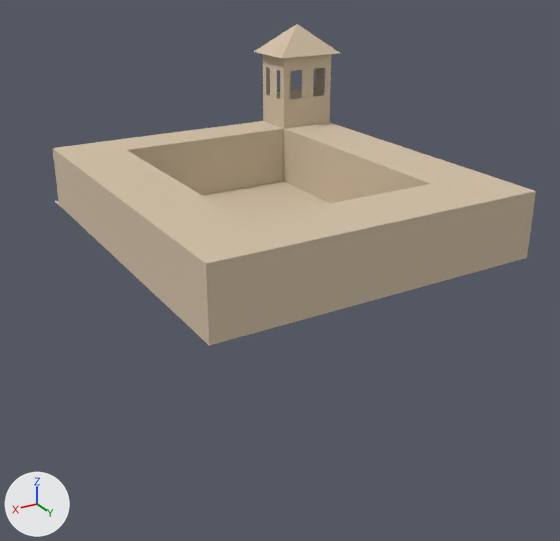
Two versions of the Blender file assets/buildings/city_hall.blend, one commit apart.
Before and after are seen from a 50 mm lens placed at (46.0, 101.6, 33.4), pointed at (6.7, 36.0, 0.7). The lights are fixed; the arrows at lower left show +X, +Y and +Z. The older version comes first.
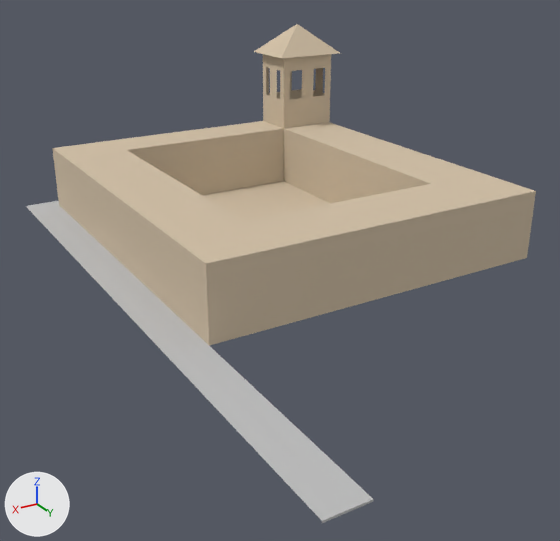
Pixel boxes (x1, y1, x2, y2) of what changed, in the pictures (560 x 541 px):
```json
{"object": "Plane", "change": "reshaped", "before": [52, 24, 536, 345], "after": [26, 24, 536, 523], "on screen": "55% taller"}
{"part": 1, "of": "me_plane", "change": "built on", "after": [26, 201, 373, 523]}
```

The change, as JSON lines over the scene's bpy script:
```json
{"block": "me_plane", "where": "# used by ob_plane; location = (0.0, 0.0, 0.0)"}
{"block": "me_plane", "where": "# verts and faces of me_plane; kept vertices keep their numbers, new ones are numbered from 426"}
{"block": "me_plane", "where": "# before: 29 (20.0, 0.0, 0.0) at pixel (59, 205), 404 (20.0, -2.0, 0.0) at pixel (54, 201), 417 (20.0, -2.0, -0.1) at pixel (54, 201), 425 (20.0, 0.0, -0.1) at pixel (59, 205)"}
{"op": "remove", "block": "me_plane", "code": "me_plane.from_pydata(...)  # 426 vertices, 310 faces; spans x -21.0..20.0, y -2.0..46.0, z -0.1..22.0"}
{"op": "add", "block": "me_plane", "code": "me_plane.from_pydata(...)  # 434 vertices, 314 faces; spans x -21.0..24.0, y -2.0..70.0, z -0.2..22.0"}
{"block": "me_plane", "change": "me_plane part 1"}
{"op": "add", "block": "me_plane", "code": "delete_vertices([425])  # with the faces that use them"}
{"op": "add", "block": "me_plane", "code": "for new, old in zip([426, 427, 428], [29, 404, 417]): verts[new] = verts[old] + (4.0, 0.0, 0.0)"}
{"op": "add", "block": "me_plane", "code": "verts[429] = (20.0, 68.0, 0.0)  # pixel (355, 482)"}
{"op": "add", "block": "me_plane", "code": "verts[430] = (20.0, 70.0, 0.0)  # pixel (373, 499)"}
{"op": "add", "block": "me_plane", "code": "verts[431] = (20.0, 70.0, -0.2)  # pixel (373, 501)"}
{"op": "add", "block": "me_plane", "code": "for new, old in zip([432, 433, 434], [429, 430, 431]): verts[new] = verts[old] + (4.0, 0.0, 0.0)"}
{"op": "add", "block": "me_plane", "code": "faces += [(29, 404, 427, 426), (404, 417, 428, 427), (29, 426, 432, 429), (429, 432, 433, 430), (430, 433, 434, 431)]  # mat_sidewalk (light grey #bfbfbf)"}
```
